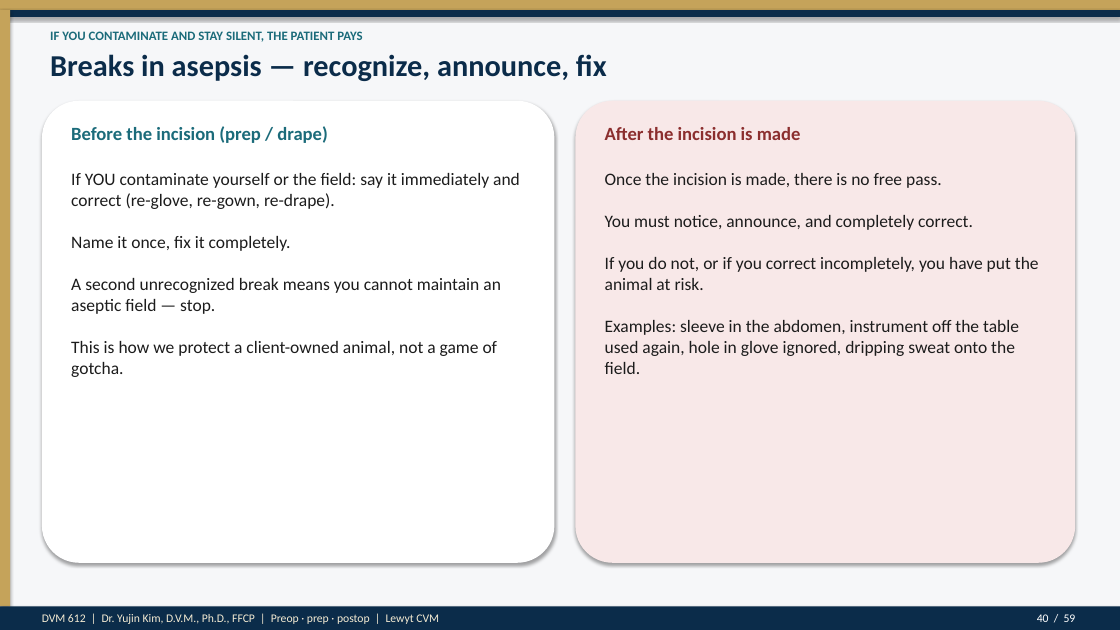
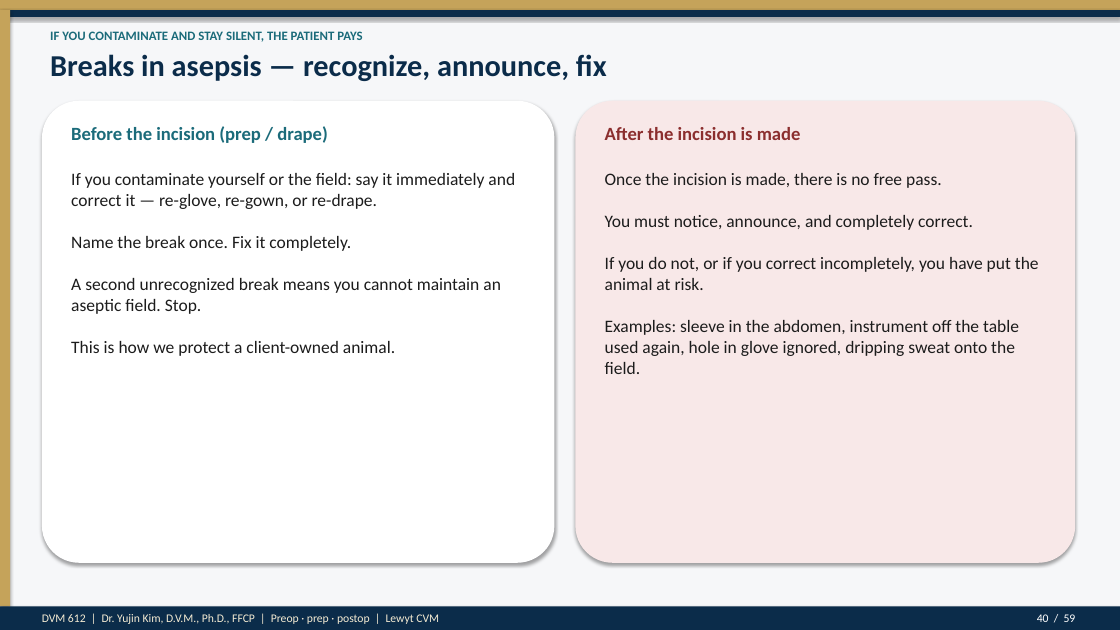
Before and after one commit to drkimvet/happycare, a slide deck: slide 40 of lectures/DVM-612_Week4_Preop_PatientPrep_Postop.pptx. Drawn at 1120x630 pixels with LibreOffice and Linux fonts; fonts in the diff are those of the drawing. Boxes give left, top, right and bottom in pixels: in the first picture for what was removed or moved away, otherwise in the second. Text is boxed around its words. In the diff, an @@ line names an element or a change of style, - is before the commit and + after.

```diff
--- a/lectures/DVM-612_Week4_Preop_PatientPrep_Postop.pptx
+++ b/lectures/DVM-612_Week4_Preop_PatientPrep_Postop.pptx
@@ text at [71,173,515,356]: text changed @@
-If YOU contaminate yourself or the field: say it immediately and correct (re-glove, re-gown, re-drape).
-Name it once, fix it completely.
-A second unrecognized break means you cannot maintain an aseptic field — stop.
-This is how we protect a client-owned animal, not a game of gotcha.
+If you contaminate yourself or the field: say it immediately and correct it — re-glove, re-gown, or re-drape.
+Name the break once. Fix it completely.
+A second unrecognized break means you cannot maintain an aseptic field. Stop.
+This is how we protect a client-owned animal.
```
Also in this commit, not shown: 16 other slides changed, 4 other files.
